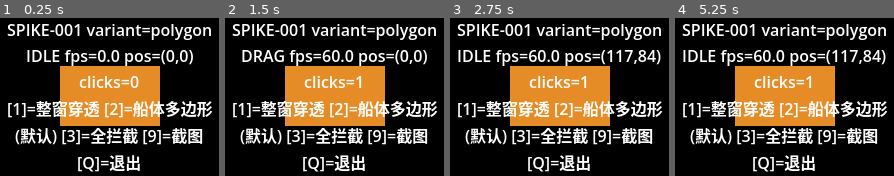
Above: before the commit, frames 1-4 (left to right).
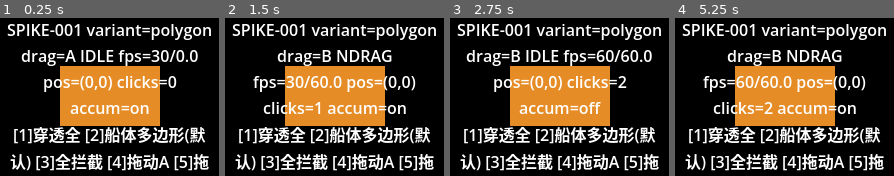
Above: after the commit, the same moments.

Repository: jiahecairen/CatFishing-Game
Game: Godot game, scene res://main.tscn
The game is run twice, just before and just after one commit, with the same random seed, the same clock (stepped at 60 frames per second) and the same inputs.
Inputs (mouse positions are in pixels of both pictures, inside the frame that each line leads up to):
- Up to frame 1 (0.25 s): no input
- Up to frame 2 (1.5 s): tap Enter at 0.5 s; move the mouse to (382, 87) at 0.52 s; tap 4 at 0.6 s; click (382, 87) at 0.67 s; tap 5 at 0.8 s; tap Space at 1.25 s; drag from (290, 103) to (323, 128) at 1.27 s
- Up to frame 3 (2.75 s): move the mouse to (581, 60) at 2.02 s; tap 6 at 2.1 s; click (581, 60) at 2.17 s; tap 7 at 2.3 s
- Up to frame 4 (5.25 s): tap Enter at 2.75, 4.25 s; drag from (773, 128) to (718, 71) at 2.77 s; tap Space at 3.5, 5 s; move the mouse to (850, 120) at 3.52 s; tap 4 at 3.6 s; click (850, 120) at 3.67 s; tap 5 at 3.8 s; drag from (718, 71) to (751, 55) at 4.27 s; move the mouse to (795, 95) at 5.02 s; tap 6 at 5.1 s; click (795, 95) at 5.17 s

The runs differ from the first frame. In frame 1, 24% of the frame differs, in the area x 3-97%, y 20-98%; in frame 2, 25%; in frame 3, 25%; in frame 4, 25%.

Commit message:
AUTO-001 SPIKE-001-FIX-002: 修复 macOS 窗口拖动不跟手问题 (tests pass, scope clean)

Diff:
--- a/tests/spike/overlay/report/capability.json
+++ b/tests/spike/overlay/report/capability.json
@@ -8,6 +8,10 @@
   },
   "engine_version": "4.7.2-stable (official)",
   "headless": true,
+  "input_accumulated_input_value": true,
+  "input_properties": {
+    "use_accumulated_input": true
+  },
   "main_display_safe_area": null,
   "mouse_get_position_value": null,
   "project_display_settings": {
@@ -28,7 +32,10 @@
   },
   "renderer_note": "headless 下此值可能为 dummy；Metal/Compatibility 实证必须来自 GUI 人工运行",
   "rendering_method": "forward_plus",
-  "ts_utc": "2026-11-10 22:32:16",
+  "ts_utc": "2026-11-11 00:11:48",
+  "window_methods": {
+    "get_window_id": true
+  },
   "window_properties": {
     "always_on_top": true,
     "borderless": true,
--- a/tests/spike/overlay/report/observed_state.json
+++ b/tests/spike/overlay/report/observed_state.json
@@ -1,38 +1,45 @@
 {
   "display_server": "headless",
+  "drag_b_mode": "on_press",
+  "drag_mode": "A",
   "drag_threshold_px": 6.0,
   "events": [
     [
-      294,
-      "2026-11-10 22:32:16",
+      218,
+      "2026-11-11 00:11:48",
       "position_restored_from_saved"
     ],
     [
-      294,
-      "2026-11-10 22:32:16",
+      218,
+      "2026-11-11 00:11:48",
       "variant:polygon"
     ],
     [
-      294,
-      "2026-11-10 22:32:16",
+      219,
+      "2026-11-11 00:11:48",
       "ready"
     ],
     [
-      313,
-      "2026-11-10 22:32:16",
+      238,
+      "2026-11-11 00:11:48",
       "position_saved"
     ]
   ],
+  "fps_cap_default": 30,
   "fps_last_window": 0.0,
   "fps_samples": [],
   "headless": true,
   "hidden": false,
+  "input_accumulated_input": true,
+  "input_accumulated_input_supported": true,
   "last_drag_sample_count": 0,
   "last_drag_samples": [],
   "max_fps": 30,
   "mouse_get_position_supported": true,
+  "native_drag_sample_count": 0,
+  "native_drag_samples": [],
   "ship_clicks": 0,
-  "ts_utc": "2026-11-10 22:32:16",
+  "ts_utc": "2026-11-11 00:11:48",
   "variant": "polygon",
   "variant_api": {
     "always_on_top": true,
@@ -47,7 +54,7 @@
   "variant_log": [
     {
       "applied": true,
-      "at_utc": "2026-11-10 22:32:16",
+      "at_utc": "2026-11-11 00:11:48",
       "effective_mouse_passthrough": false,
       "effective_mouse_passthrough_polygon": [
         [
@@ -74,12 +81,14 @@
       "variant": "polygon"
     }
   ],
+  "window_get_window_id_supported": true,
   "window_position": [
-    734,
-    1118
+    1006,
+    896
   ],
   "window_size": [
     64,
     64
-  ]
+  ],
+  "window_start_drag_supported": true
 }
--- a/tests/spike/overlay/report/variant_matrix.json
+++ b/tests/spike/overlay/report/variant_matrix.json
@@ -1,38 +1,45 @@
 {
   "display_server": "headless",
+  "drag_b_mode": "on_press",
+  "drag_mode": "A",
   "drag_threshold_px": 6.0,
   "events": [
     [
-      294,
-      "2026-11-10 22:32:16",
+      218,
+      "2026-11-11 00:11:48",
       "position_restored_from_saved"
     ],
     [
-      294,
-      "2026-11-10 22:32:16",
+      218,
+      "2026-11-11 00:11:48",
       "variant:polygon"
     ],
     [
-      294,
-      "2026-11-10 22:32:16",
+      219,
+      "2026-11-11 00:11:48",
       "ready"
     ],
     [
-      313,
-      "2026-11-10 22:32:16",
+      238,
+      "2026-11-11 00:11:48",
       "position_saved"
     ]
   ],
+  "fps_cap_default": 30,
   "fps_last_window": 0.0,
   "fps_samples": [],
   "headless": true,
   "hidden": false,
+  "input_accumulated_input": true,
+  "input_accumulated_input_supported": true,
   "last_drag_sample_count": 0,
   "last_drag_samples": [],
   "max_fps": 30,
   "mouse_get_position_supported": true,
+  "native_drag_sample_count": 0,
+  "native_drag_samples": [],
   "ship_clicks": 0,
-  "ts_utc": "2026-11-10 22:32:16",
+  "ts_utc": "2026-11-11 00:11:48",
   "variant": "polygon",
   "variant_api": {
     "always_on_top": true,
@@ -47,7 +54,7 @@
   "variant_log": [
     {
       "applied": true,
-      "at_utc": "2026-11-10 22:32:16",
+      "at_utc": "2026-11-11 00:11:48",
       "effective_mouse_passthrough": false,
       "effective_mouse_passthrough_polygon": [
         [
@@ -74,12 +81,14 @@
       "variant": "polygon"
     }
   ],
+  "window_get_window_id_supported": true,
   "window_position": [
-    734,
-    1118
+    1006,
+    896
   ],
   "window_size": [
     64,
     64
-  ]
+  ],
+  "window_start_drag_supported": true
 }
--- a/tests/spike/overlay/scripts/capability_probe.gd
+++ b/tests/spike/overlay/scripts/capability_probe.gd
@@ -21,6 +21,15 @@
 
 func _ready() -> void:
 	var headless := DisplayServer.get_name() == "headless"
+	# SPIKE-001-FIX-002 §9.5 前提检查：实测本构建 ClassDB 无 class_has_property()（T1 真实输出）
+	# → 用 Input.get_property_list() 扫描存在性，Input.get 字符串访问取当前值（编译期不依赖属性存在）。
+	var accum_supported := false
+	var accum_value: Variant = null
+	for p in Input.get_property_list():
+		if str(p.get("name", "")) == "use_accumulated_input":
+			accum_supported = true
+			accum_value = Input.get("use_accumulated_input")
+			break
 	var report := {
 		"engine_version": str(Engine.get_version_info().get("string", "unknown")),
 		"display_server": DisplayServer.get_name(),
@@ -37,6 +46,14 @@
 			"window_start_drag": ClassDB.class_has_method("DisplayServer", "window_start_drag"),
 			"get_display_safe_area": ClassDB.class_has_method("DisplayServer", "get_display_safe_area"),
 		},
+		# SPIKE-001-FIX-002 最小化追加：§3.1 窗口 ID 获取方式 + §9.5 输入积累实验前提（只探测，不改行为）。
+		"window_methods": {
+			"get_window_id": ClassDB.class_has_method("Window", "get_window_id"),
+		},
+		"input_properties": {
+			"use_accumulated_input": accum_supported,
+		},
+		"input_accumulated_input_value": accum_value,
 		"mouse_get_position_value": null,
 		"ts_utc": Time.get_datetime_string_from_system(true, true),
 	}
--- a/tests/spike/overlay/scripts/overlay_window.gd
+++ b/tests/spike/overlay/scripts/overlay_window.gd
@@ -11,6 +11,11 @@
 const MATRIX_PATH := "res://report/variant_matrix.json"
 const EVIDENCE_DIR := "res://evidence"
 const DRAG_THRESHOLD_PX := 6.0
+# SPIKE-001-FIX-002 方案 B 子模式常量（§9.1 人工审核优先于计划 §3.2 的默认值）：
+#   "on_press"     = 主路径：在左键按下事件中调用 DisplayServer.window_start_drag()
+#                    （官方文档语义「Call this method when handling a mouse button being pressed」）。
+#   "on_threshold" = 实验性时机：位移达 6px 后才调用；不得假定该时机一定有效，GUI 人工判定。
+const DRAG_B_MODE := "on_press"
 const DEFAULT_POS := Vector2i(120, 120)
 const FPS_WINDOW_MS := 1000
 const FPS_SAMPLES_KEPT := 120
@@ -37,6 +42,14 @@
 var _drag_unsupported_logged := false
 var _drag_samples: Array = []
 var _drag_sample_count := 0
+# SPIKE-001-FIX-002：拖动模式 A/B、方案 B（原生拖动）状态与轨迹采样、§9.5 输入积累实验探测。
+var _drag_mode := "A"
+var _window_start_drag_supported := false
+var _window_get_window_id_supported := false
+var _native_drag_active := false
+var _native_drag_samples: Array = []
+var _native_drag_sample_count := 0
+var _accum_input_supported := false
 var _fps_window_start_ms := 0
 var _fps_window_frames := 0
 var _fps_last := 0.0
@@ -59,6 +72,12 @@
 	}
 	_mouse_pos_supported = ClassDB.class_has_method("DisplayServer", "mouse_get_position")
 	_variant_api["displayserver_mouse_get_position"] = _mouse_pos_supported
+	# SPIKE-001-FIX-002：运行时探测（§3.1/§9.5），缺失记 unsupported 并走 §3.1 兜底，绝不调用未证实 API。
+	# 实测：本构建 ClassDB 无 class_has_property()（T1 真实输出）→ 用 Input.get_property_list() 扫描 +
+	# Input.get/set 字符串访问，编译期不依赖属性存在性。
+	_window_start_drag_supported = ClassDB.class_has_method("DisplayServer", "window_start_drag")
+	_window_get_window_id_supported = ClassDB.class_has_method("Window", "get_window_id")
+	_accum_input_supported = _has_input_prop("use_accumulated_input")
 	# 运行时兜底：即使 project 设置缺失/未生效，也尝试在代码里置透明与无边框。
 	if _variant_api["transparent"]:
 		_win.set("transparent", true)
@@ -77,6 +96,15 @@
 
 
 func _process(_delta: float) -> void:
+	if _native_drag_active:
+		# SPIKE-001-FIX-002 §3.2：OS 可能吞掉 release 事件 → 左键 mask 轮询兜底结束拖动；
+		# 同时按 §3.4 每帧采集 [t_ms, win_x, win_y, mouse_x, mouse_y] 轨迹（上限 400 点/次拖动）。
+		if Input.get_mouse_button_mask() & MOUSE_BUTTON_MASK_LEFT == 0:
+			_end_native_drag()
+		elif _native_drag_sample_count < DRAG_SAMPLE_CAP:
+			_native_drag_sample_count += 1
+			var mp := DisplayServer.mouse_get_position() if _mouse_pos_supported else Vector2i(-1, -1)
+			_native_drag_samples.append([Time.get_ticks_msec(), _win.position.x, _win.position.y, mp.x, mp.y])
 	_fps_window_frames += 1
 	var now := Time.get_ticks_msec()
 	var elapsed := now - _fps_window_start_ms
@@ -100,6 +128,14 @@
 			_set_variant("polygon")
 		KEY_3:
 			_set_variant("off")
+		KEY_4:
+			_set_drag_mode("A")
+		KEY_5:
+			_set_drag_mode("B")
+		KEY_6:
+			_toggle_accumulated_input()
+		KEY_7:
+			_toggle_fps_cap()
 		KEY_9:
 			_take_screenshot()
 		KEY_Q, KEY_ESCAPE:
@@ -183,7 +219,17 @@
 			_drag_start_win = _win.position
 			_drag_samples = []
 			_drag_sample_count = 0
+			_native_drag_samples = []
+			_native_drag_sample_count = 0
+			# SPIKE-001-FIX-002 方案 B · on_press（§9.1 主路径）：按下事件中即交予 OS 窗口服务器。
+			# API 缺失时 _start_native_drag 记 drag_b_unsupported 并退回方案 A 行为（§3.1，不静默降级）。
+			if _drag_mode == "B" and DRAG_B_MODE == "on_press":
+				_start_native_drag("on_press")
 		else:
+			if _native_drag_active:
+				# SPIKE-001-FIX-002 方案 B：原生拖动会话内松手 → 事后 6px 判定 + 保存（§9.2，README 明示）。
+				_end_native_drag()
+				return
 			if _drag_pending and not _dragging:
 				# 位移未达阈值 → 判定为点击，不误判为拖动（G-002a）。
 				_ship_clicks += 1
@@ -197,6 +243,19 @@
 			_dragging = false
 			_update_status()
 	elif event is InputEventMouseMotion and _drag_pending:
+		if _drag_mode == "B" and DRAG_B_MODE == "on_threshold" and not _native_drag_active:
+			# SPIKE-001-FIX-002 实验性子模式（§9.1：不得假定该时机有效，GUI 人工判定）：
+			# 位移 ≥6px 且左键仍按住时才调用 window_start_drag()，此后窗口移动交给 OS。
+			if _window_start_drag_supported and _mouse_pos_supported:
+				var cur_d := DisplayServer.mouse_get_position()
+				if Vector2(cur_d - _drag_start_cursor).length() >= DRAG_THRESHOLD_PX:
+					_start_native_drag("on_threshold")
+				return
+			if not _drag_unsupported_logged:
+				_drag_unsupported_logged = true
+				_log_event("drag_b_unsupported:window_start_drag_or_mouse_get_position")
+		if _native_drag_active:
+			return  # OS 已在移动窗口，禁止再手动设置 _win.position（§3.2）。
 		# 修正 B：位移 = 当前屏幕坐标 − 按下时屏幕坐标；坐标源不随窗口移动，无自我反馈 → 无抖动。
 		# 禁止 event.global_position 计算位移；禁止 Input.capture_mouse（非 Godot 4 API）。
 		if not _mouse_pos_supported:
@@ -218,6 +277,81 @@
 			_drag_sample_count += 1
 			if _drag_samples.size() < DRAG_SAMPLE_CAP:
 				_drag_samples.append([Time.get_ticks_msec(), d.x, d.y])
+
+
+# ---------- SPIKE-001-FIX-002：拖动模式 A/B（键 4/5）、方案 B 原生拖动、FPS 对照（键 7）、输入积累（键 6） ----------
+
+func _set_drag_mode(mode: String) -> void:
+	_drag_mode = mode
+	# 切换瞬间复位拖动状态（§3.1），保证 A/B 可在同一 GUI 会话独立测试（§9.3）。
+	_drag_pending = false
+	_dragging = false
+	_native_drag_active = false
+	_log_event("drag_mode:%s" % ("a" if mode == "A" else "b"))
+	_update_status()
+
+
+func _toggle_fps_cap() -> void:
+	# SDD-175：启动恒 30（_ready 写死）；键 7 仅提供单次 GUI 会话的 60 运行时对照，不写任何项目设置。
+	Engine.max_fps = 60 if Engine.max_fps != 60 else 30
+	_log_event("fps_cap_toggle:%d" % Engine.max_fps)
+	_update_status()
+
+
+func _toggle_accumulated_input() -> void:
+	# §9.5 实验：Input.use_accumulated_input（引擎默认 true）按帧合并鼠标 motion 事件
+	# → 30 FPS 下方案 A 窗口位移每帧最多更新一次（GUI 实测 ≈26.8 Hz）；关闭后逐个 motion 事件派发。
+	# 仅运行时实验，不改变 30 FPS 正式默认值。
+	if not _accum_input_supported:
+		_log_event("accum_input_unsupported:Input.use_accumulated_input")
+		_update_status()
+		return
+	var newv := not bool(Input.get("use_accumulated_input"))
+	Input.set("use_accumulated_input", newv)
+	_log_event("accum_input:%s" % ("on" if newv else "off"))
+	_update_status()
+
+
+func _start_native_drag(note: String) -> void:
+	if not _window_start_drag_supported:
+		# §3.1：API 缺失 → 如实记事件并按方案 A 行为继续处理，不静默降级。
+		if not _drag_unsupported_logged:
+			_drag_unsupported_logged = true
+			_log_event("drag_b_unsupported:DisplayServer.window_start_drag")
+		return
+	var wid := 0
+	if _window_get_window_id_supported:
+		wid = int(_win.call("get_window_id"))
+	else:
+		# 探测式兜底（§3.1，与 R-03 一致）：Window.get_window_id 缺失时传 0（主窗口）并记事件。
+		_log_event("drag_b_window_id_fallback:0")
+	DisplayServer.window_start_drag(wid)
+	_native_drag_active = true
+	_drag_pending = false
+	_dragging = false
+	_native_drag_samples = []
+	_native_drag_sample_count = 0
+	_log_event("native_drag_start:%s" % note)
+	_update_status()
+
+
+func _end_native_drag() -> void:
+	if not _native_drag_active:
+		return
+	_native_drag_active = false
+	_drag_pending = false
+	_dragging = false
+	# §9.2 语义差异（README §2 矩阵 G-002e 明示，不静默改变交互语义）：
+	# 方案 B 的 6px 为「拖动结束后按窗口净位移事后判定」——
+	# 净位移 <6px 记为点击（ship_clicks+1），≥6px 记为拖动；方案 A 仍是「达 6px 才开始拖动」。
+	var net := Vector2(_win.position - _drag_start_win).length()
+	if net < DRAG_THRESHOLD_PX:
+		_ship_clicks += 1
+		_log_event("ship_click")
+	_log_event("native_drag_end:samples=%d:net_px=%.1f" % [_native_drag_sample_count, net])
+	_save_position()
+	_write_reports()
+	_update_status()
 
 
 # ---------- 位置持久化（临时探针几何，非业务存档） ----------
@@ -305,6 +439,16 @@
 		"mouse_get_position_supported": _mouse_pos_supported,
 		"last_drag_sample_count": _drag_sample_count,
 		"last_drag_samples": _drag_samples,
+		# SPIKE-001-FIX-002 §3.4 追加字段（既有字段语义不变；流畅性判定权归 GUI 人工）。
+		"drag_mode": _drag_mode,
+		"drag_b_mode": DRAG_B_MODE,
+		"window_start_drag_supported": _window_start_drag_supported,
+		"window_get_window_id_supported": _window_get_window_id_supported,
+		"native_drag_samples": _native_drag_samples,
+		"native_drag_sample_count": _native_drag_sample_count,
+		"fps_cap_default": 30,
+		"input_accumulated_input_supported": _accum_input_supported,
+		"input_accumulated_input": (Input.get("use_accumulated_input") if _accum_input_supported else null),
 		"window_position": [_win.position.x, _win.position.y],
 		"window_size": [_win.size.x, _win.size.y],
 		"max_fps": Engine.max_fps,
@@ -323,9 +467,12 @@
 	var label := get_node_or_null("Status") as Label
 	if label == null:
 		return
-	var state := "DRAG" if _dragging else ("HOLD" if _drag_pending else "IDLE")
-	label.text = "SPIKE-001 variant=%s %s fps=%.1f pos=(%d,%d) clicks=%d\n[1]=整窗穿透 [2]=船体多边形(默认) [3]=全拦截 [9]=截图 [Q]=退出" % [
-		_variant, state, _fps_last, _win.position.x, _win.position.y, _ship_clicks
+	var state := "NDRAG" if _native_drag_active else ("DRAG" if _dragging else ("HOLD" if _drag_pending else "IDLE"))
+	var accum := "?"
+	if _accum_input_supported:
+		accum = "on" if bool(Input.get("use_accumulated_input")) else "off"
+	label.text = "SPIKE-001 variant=%s drag=%s %s fps=%d/%.1f pos=(%d,%d) clicks=%d accum=%s\n[1]穿透全 [2]船体多边形(默认) [3]全拦截 [4]拖动A [5]拖动B [6]输入积累 [7]30/60对照 [9]截图 [Q]退出" % [
+		_variant, _drag_mode, state, Engine.max_fps, _fps_last, _win.position.x, _win.position.y, _ship_clicks, accum
 	]
 
 
@@ -342,6 +489,13 @@
 	return false
 
 
+func _has_input_prop(prop: String) -> bool:
+	for p in Input.get_property_list():
+		if str(p.get("name", "")) == prop:
+			return true
+	return false
+
+
 func _write_json(path: String, data: Variant) -> void:
 	DirAccess.make_dir_recursive_absolute(path.get_base_dir())
 	var f := FileAccess.open(path, FileAccess.WRITE)
Not shown, changed: tasks/TASKS.md
Not shown, added: tasks/evidence/SPIKE-001-FIX-002/phaseA.out
Not shown, added: tasks/evidence/SPIKE-001-FIX-002/phaseA.session.v4.jsonl.zstd
Not shown, added: tasks/evidence/SPIKE-001-FIX-002/phaseB-1.out
Not shown, added: tasks/evidence/SPIKE-001-FIX-002/phaseB-1.session.v4.jsonl.zstd
Not shown, added: tasks/evidence/SPIKE-001-FIX-002/plan.md
Not shown, added: tasks/evidence/SPIKE-001-FIX-002/report.md
Not shown, added: tasks/evidence/SPIKE-001-FIX-002/test-1.log
